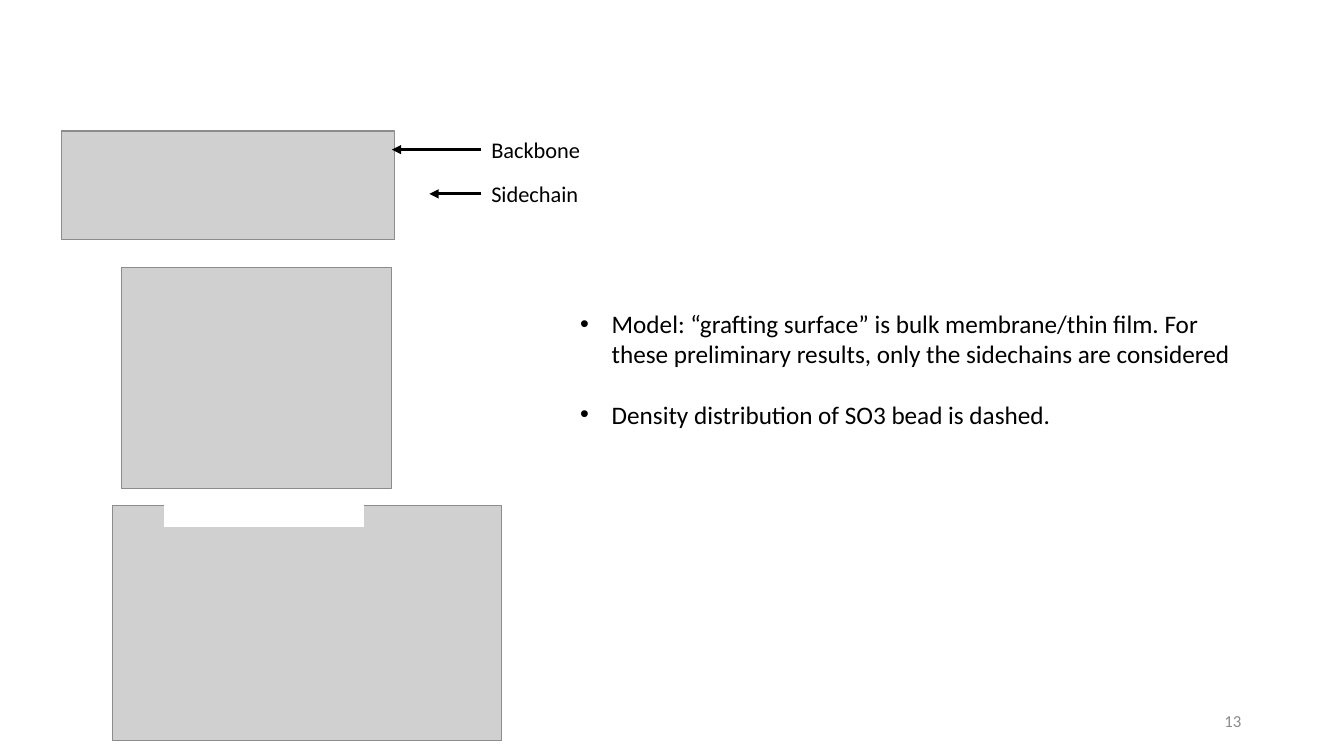
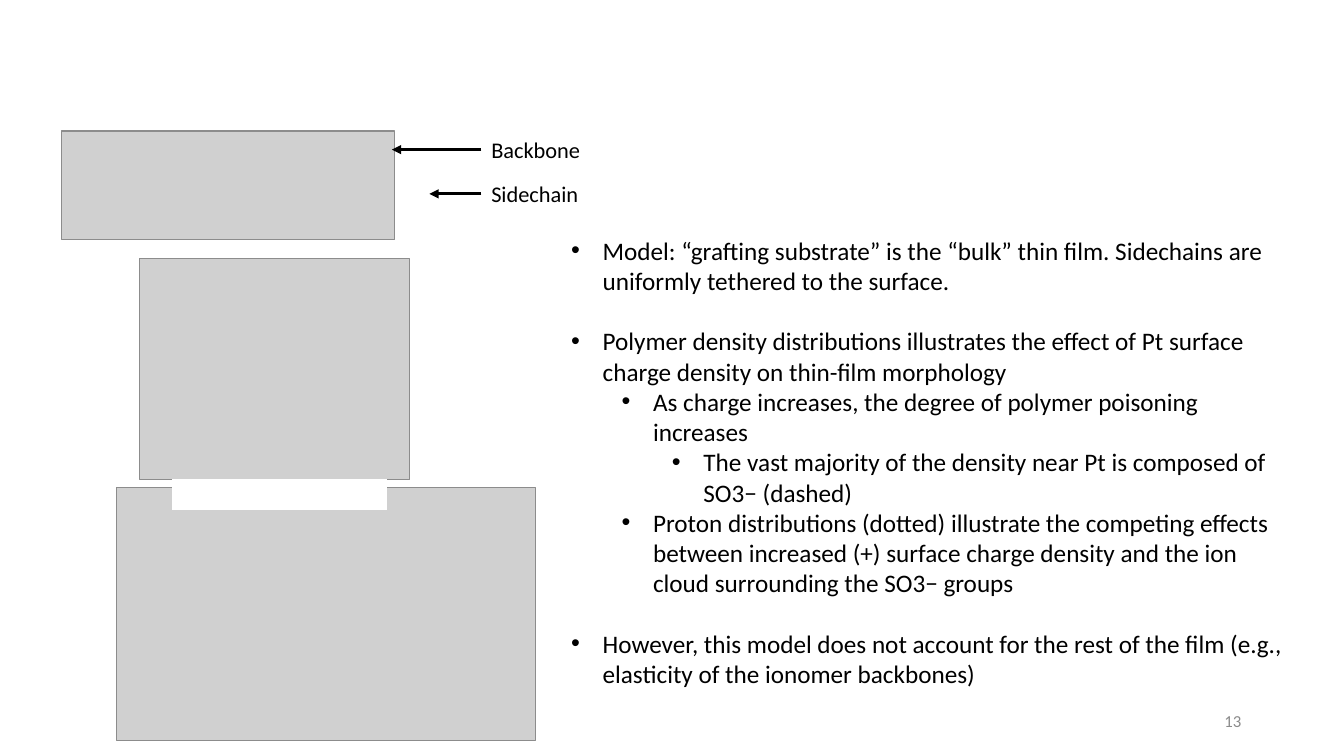
Before and after one commit to tyokokur/presentations, a slide deck: slide 13 of 20240722 NAF Intro.pptx. Drawn at 1344x756 pixels with LibreOffice and Linux fonts; fonts in the diff are those of the drawing; grey boxes stand for pictures; background and template pictures are left out. Boxes give left, top, right and bottom in pixels: in the first picture for what was removed or moved away, otherwise in the second. Text is boxed around its words. In the diff, an @@ line names an element or a change of style, - is before the commit and + after.

```diff
--- a/20240722 NAF Intro.pptx
+++ b/20240722 NAF Intro.pptx
@@ picture: place and size @@
-picture at bbox=[122, 267, 392, 488]
+picture at bbox=[140, 258, 410, 479]
@@ text at bbox=[603, 242, 1281, 687]: text changed @@
-• Model: “grafting surface” is bulk membrane/thin film. For these preliminary results, only the sidechains are considered
-• Density distribution of SO3 bead is dashed.
+• Model: “grafting substrate” is the “bulk” thin film. Sidechains are uniformly tethered to the surface.
+• Polymer density distributions illustrates the effect of Pt surface charge density on thin-film morphology
+  • As charge increases, the degree of polymer poisoning increases
+    • The vast majority of the density near Pt is composed of SO3− (dashed)
+  • Proton distributions (dotted) illustrate the competing effects between increased (+) surface charge density and the ion cloud surrounding the SO3− groups
+• However, this model does not account for the rest of the film (e.g., elasticity of the ionomer backbones)
@@ picture: place and size @@
-picture at bbox=[113, 506, 502, 741]
+picture at bbox=[117, 487, 535, 740]
@@ rectangle: place and size @@
-rectangle at bbox=[165, 498, 364, 526]
+rectangle at bbox=[172, 480, 386, 510]
```
Also in this commit, not shown: 1 other slide changed.
